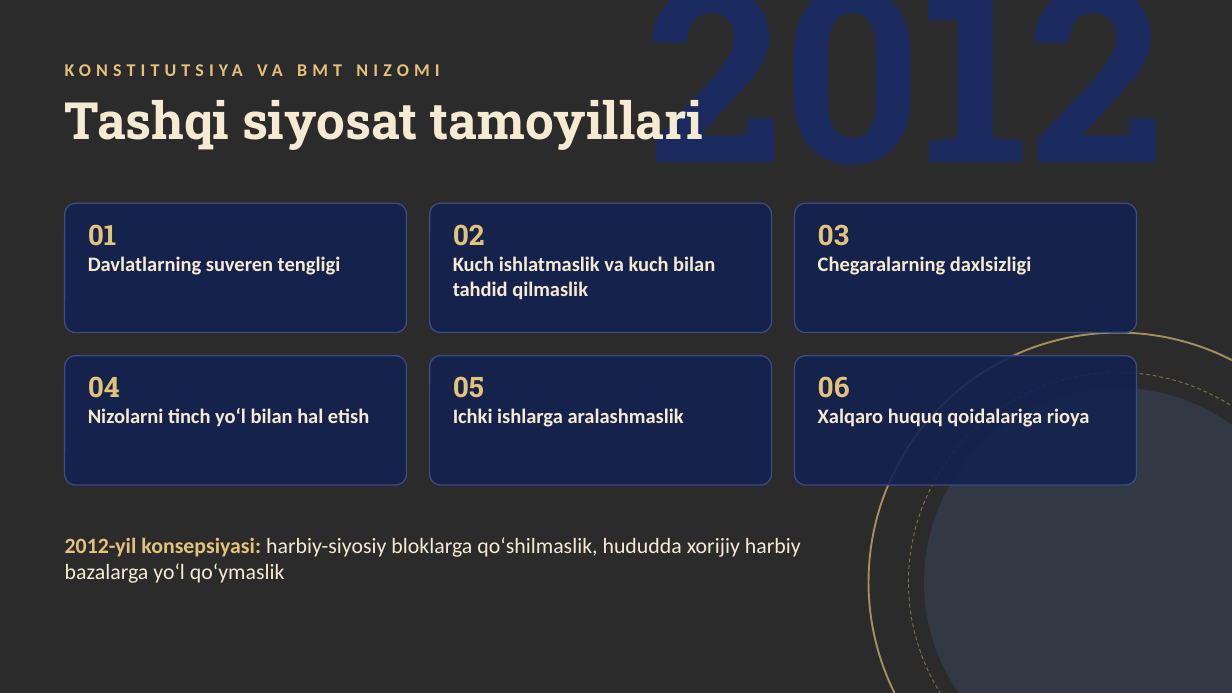
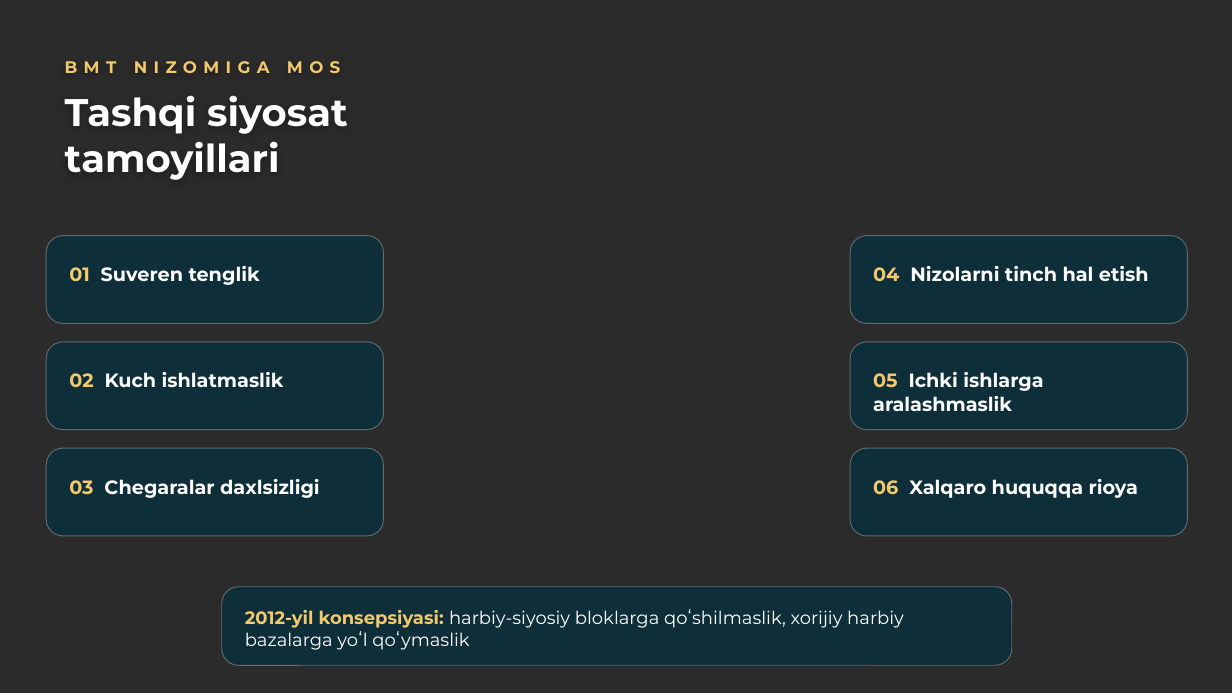
Before and after one commit to mmuhammadovv/mustaqil_ish_ay, a slide deck: slide 6 of alohida/BMT_himoya.pptx. Drawn at 1232x693 pixels with LibreOffice and Linux fonts; fonts in the diff are those of the drawing; background and template pictures are left out; a plain dark background stands for a picture behind light text. Boxes give left, top, right and bottom in pixels: in the first picture for what was removed or moved away, otherwise in the second. Text is boxed around its words. In the diff, an @@ line names an element or a change of style, - is before the commit and + after.

```diff
--- a/alohida/BMT_himoya.pptx
+++ b/alohida/BMT_himoya.pptx
@@ text removed at bbox=[648, 0, 1164, 218] @@
-2012
@@ text "Tashqi siyosat tamoyillari" at bbox=[65, 95, 348, 180]: size 40 to 30 pt, font Roboto Slab to Montserrat, text colour #F5EBD3 to #FFFFFF @@
@@ text added at bbox=[65, 61, 340, 73], 13 pt, text #F3C969, bold @@
+BMT NIZOMIGA MOS
@@ text removed at bbox=[257, 64, 283, 76] @@
-KONSTITUTSIYA VA BMT NIZOMI
@@ rounded rectangle removed at bbox=[430, 203, 772, 333] @@
@@ rounded rectangle: place and size @@
-rounded rectangle at bbox=[65, 203, 407, 333]
+rounded rectangle at bbox=[46, 236, 384, 323]
@@ text removed at bbox=[453, 224, 715, 300] @@
-02
-Kuch ishlatmaslik va kuch bilan tahdid qilmaslik
@@ rounded rectangle: place and size @@
-rounded rectangle at bbox=[795, 203, 1137, 333]
+rounded rectangle at bbox=[850, 236, 1188, 323]
@@ text at bbox=[69, 266, 260, 285]: text changed; size 16 to 15 pt; font Calibri to Montserrat; text colour #F5EBD3 to #FFFFFF @@
-01
-Davlatlarning suveren tengligi
+01 Suveren tenglik
@@ text at bbox=[873, 266, 1149, 282]: text changed; size 16 to 15 pt; font Calibri to Montserrat; text colour #F5EBD3 to #FFFFFF @@
-04
-Nizolarni tinch yoʻl bilan hal etish
+04 Nizolarni tinch hal etish
@@ rounded rectangle: place and size @@
-rounded rectangle at bbox=[65, 356, 407, 485]
+rounded rectangle at bbox=[46, 342, 384, 430]
@@ rounded rectangle removed at bbox=[430, 356, 772, 485] @@
@@ fill #132350 at 90% opacity to #06303F at 78% opacity; outline #3A4C86 1 pt to #FFFFFF 0.75 pt; proportions changed in 4 elements at bbox=[46, 236, 384, 323], bbox=[850, 236, 1188, 323], bbox=[46, 342, 384, 430], bbox=[850, 342, 1188, 430] @@
@@ rounded rectangle: place and size @@
-rounded rectangle at bbox=[795, 356, 1137, 485]
+rounded rectangle at bbox=[850, 342, 1188, 430]
@@ ellipse removed at bbox=[869, 333, 1232, 693] @@
@@ text added at bbox=[69, 372, 284, 388], 15 pt, text #FFFFFF, bold @@
+02 Kuch ishlatmaslik
@@ text at bbox=[873, 372, 1043, 411]: text changed; size 16 to 15 pt; font Calibri to Montserrat; text colour #F5EBD3 to #FFFFFF @@
-05
-Ichki ishlarga aralashmaslik
+05 Ichki ishlarga aralashmaslik
@@ ellipse removed at bbox=[909, 372, 1232, 693] @@
@@ ellipse removed at bbox=[924, 388, 1232, 693] @@
@@ rounded rectangle added at bbox=[46, 448, 384, 536], fill #06303F at 78% opacity, outline #FFFFFF 0.75 pt @@
@@ rounded rectangle added at bbox=[850, 448, 1188, 536], fill #06303F at 78% opacity, outline #FFFFFF 0.75 pt @@
@@ text at bbox=[69, 479, 320, 498]: text changed; size 16 to 15 pt; font Calibri to Montserrat; text colour #F5EBD3 to #FFFFFF @@
-03
-Chegaralarning daxlsizligi
+03 Chegaralar daxlsizligi
@@ text at bbox=[873, 479, 1138, 498]: text changed; size 16 to 15 pt; font Calibri to Montserrat; text colour #F5EBD3 to #FFFFFF @@
-06
-Xalqaro huquq qoidalariga rioya
+06 Xalqaro huquqqa rioya
@@ rounded rectangle added at bbox=[222, 587, 1012, 665], fill #06303F at 78% opacity, outline #FFFFFF 0.75 pt @@
@@ text at bbox=[245, 609, 904, 650]: text changed; size 17 to 14 pt; font Calibri to Montserrat; text colour #F5EBD3 to #FFFFFF @@
-2012-yil konsepsiyasi: harbiy-siyosiy bloklarga qoʻshilmaslik, hududda xorijiy harbiy bazalarga yoʻl qoʻymaslik
+2012-yil konsepsiyasi: harbiy-siyosiy bloklarga qoʻshilmaslik, xorijiy harbiy bazalarga yoʻl qoʻymaslik
@@ text "2012-yil konsepsiyasi: harbiy-siyosiy bloklarga qoʻshilmasli ..." at bbox=[245, 609, 904, 650]: vertical alignment top to middle @@
```
Also in this commit, not shown: 8 other slides changed, 1 slide added, 12 other files.
